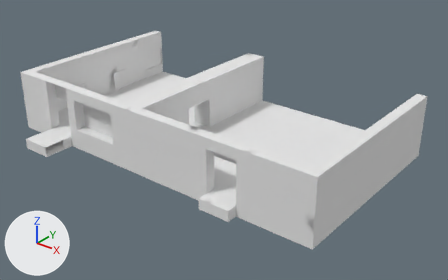
The OBJ model Assets/Models/Structure/LoungeAndOfficeMetal.obj as it was, and as the next commit left it.
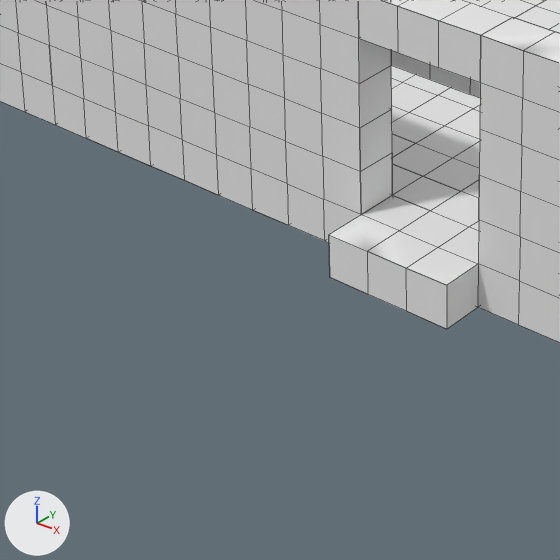
There are two pictures of each version: one whole from a 50 mm lens placed at (15.59, -15.99, 12.89), pointed at (-0.98, 4.73, 0.05), one close up on the part from 26% to 57% of the width and 50% to 100% of the height. The lights are fixed; the arrows at lower left show +X, +Y and +Z. The close-ups show mesh edges as thin lines. Where no turn or scale is listed for an object, it has been applied to the vertices.
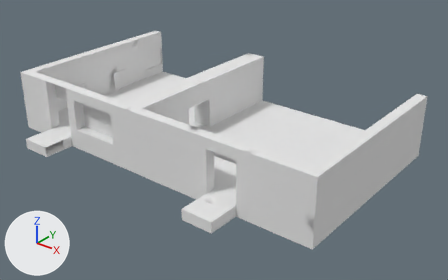
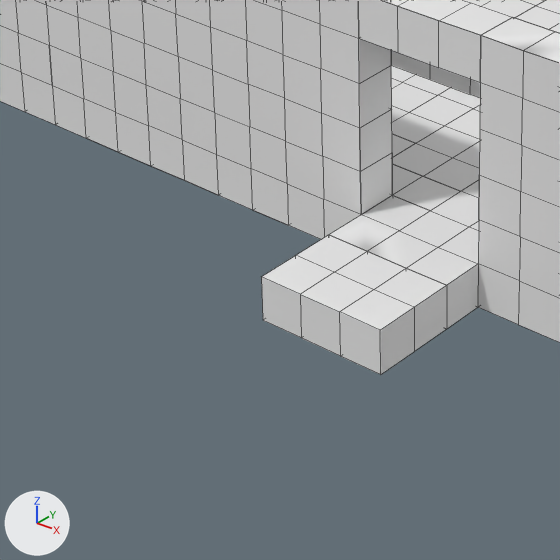
Changed parts and their boxes [x1, y1, x2, y2] in the close-ups (560 x 560 px):
'Cube', reshaped: before [0, 0, 560, 342]; after [0, 0, 560, 375]
part 1 of me_cube, added: after [261, 235, 447, 375]

The change in detail:
me_cube is used by ob_cube; location (0.0, 0.0, 0.0).
me_cube had 3241 vertices, 2492 faces and spanned x -10.5..6.5, y -1.0..10.0, z -0.5..2.5.
me_cube now has 3277 vertices, 2517 faces and spans x -10.5..6.5, y -1.0..10.0, z -0.5..2.5.
me_cube part 1: a new loose piece of 24 vertices spanning x 1.5..3.0, y -1.0..0.0, z -0.5..0.0, in mat_0loungeofficerightcolourwithdecals (white #e7e7e7).
